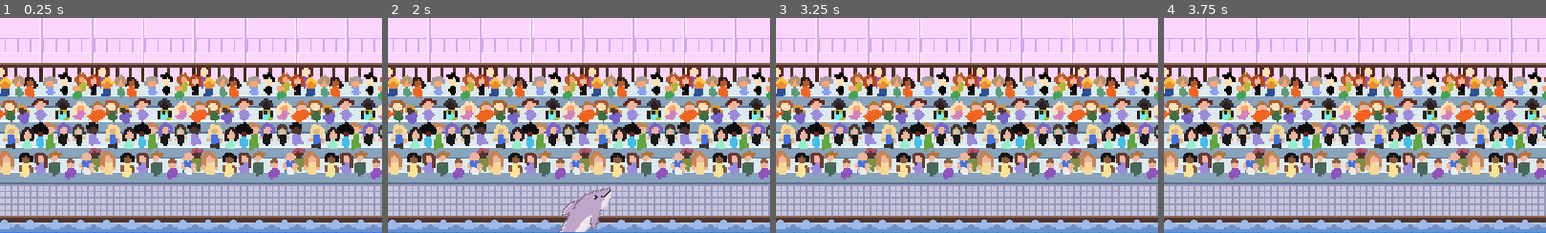
Above: before the commit, frames 1-4 (left to right).
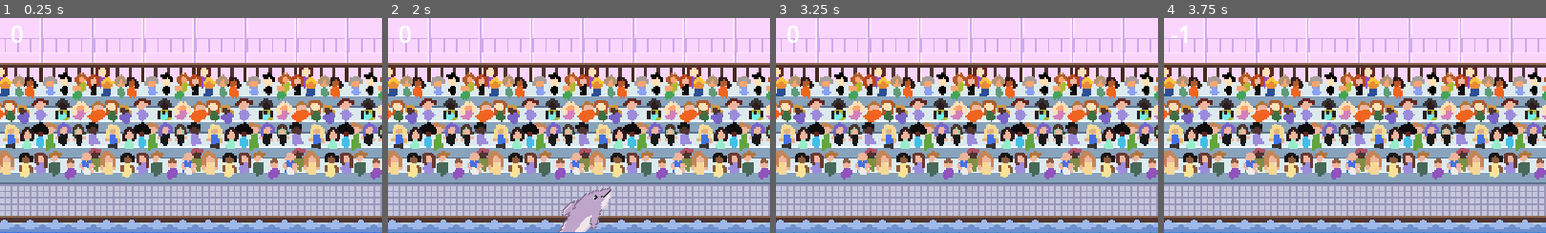
Above: after the commit, the same moments.

Repository: Kugelpanzer/GGJ-2024
Game: Godot game, scene res://Main.tscn
Same seed, same stepped clock (60 frames per second), same inputs: the game is played once before the commit and once after it.
Inputs (mouse positions are % of the whole screen's width and height, from its top left):
- Up to frame 1 (0.25 s): no input
- Up to frame 2 (2 s): click "Start" at 0.5 s; move the mouse to (72, 45) at 1.27 s
- Up to frame 3 (3.25 s): move the mouse to (30, 55) at 2.02 s; move the mouse to (60, 28) at 2.77 s
- Up to frame 4 (3.75 s): tap Enter at 3.5 s; move the mouse to (45, 70) at 3.52 s
The pictures show only the part of the screen within x 48-98%, y 0-50%; the shares and areas given below are measured in that part.

The runs differ from the first frame. In frame 1, 0.1% of the frame differs, in the area x 3-6%, y 3-12%; in frame 2, 0.1%; in frame 3, 0.1%; in frame 4, less than 0.1%.

Commit message:
on_hoop_passed

Diff:
--- a/HUD.tscn
+++ b/HUD.tscn
@@ -12,7 +12,6 @@
 script = ExtResource("1")
 
 [node name="ScoreLabel" type="Label" parent="."]
-visible = false
 anchors_preset = 10
 anchor_right = 1.0
 offset_bottom = 78.0
--- a/Main.gd
+++ b/Main.gd
@@ -5,7 +5,10 @@
 @export var hoop_comp = Array()
 @export var x_offset = 100
 @export var max_hoops = 3
+@export var score_per_hoop = 5
+@export var score_per_second = -1
 var score
+var hoops_passed
 
 var current_hoop_list : Array = []
 var list_of_points: Array = []
@@ -21,6 +24,7 @@
 func new_game():
 	#get_tree().call_group(&"mobs", &"queue_free")
 	score = 0
+	hoops_passed = 0
 	$Dolphin.start($StartPosition.position)
 	$StartTimer.start()
 	#$HUD.update_score(score)
@@ -33,6 +37,11 @@
 		$Dolphin.in_water = false
 	else:
 		$Dolphin.in_water = true
+
+func on_hoop_passed():
+	score += score_per_hoop
+	hoops_passed += 1
+	$HUD.update_score(score)
 
 func _on_MobTimer_timeout():
 
@@ -56,7 +65,7 @@
 
 
 func _on_ScoreTimer_timeout():
-	score += 1
+	score += score_per_second
 	$HUD.update_score(score)
 
 
